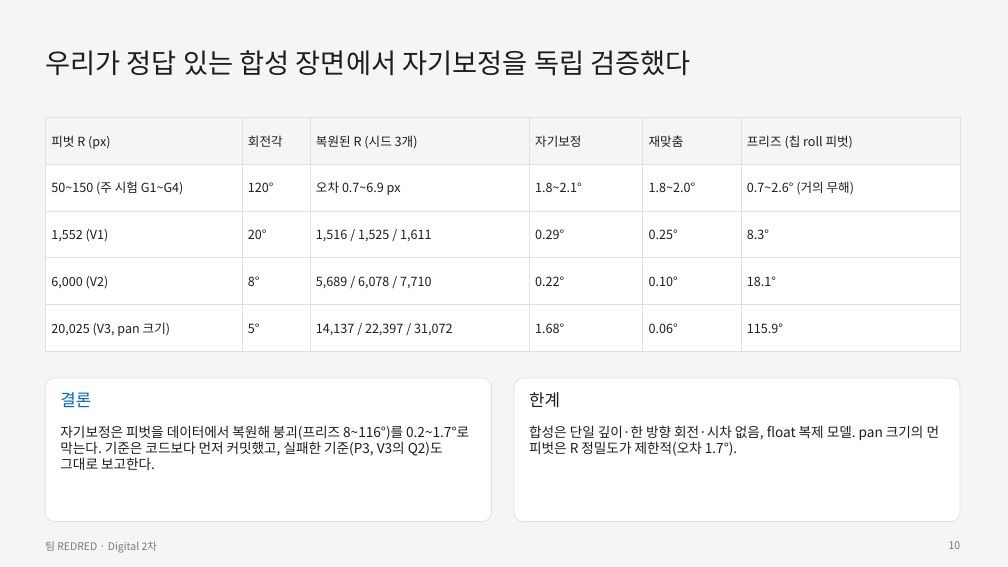
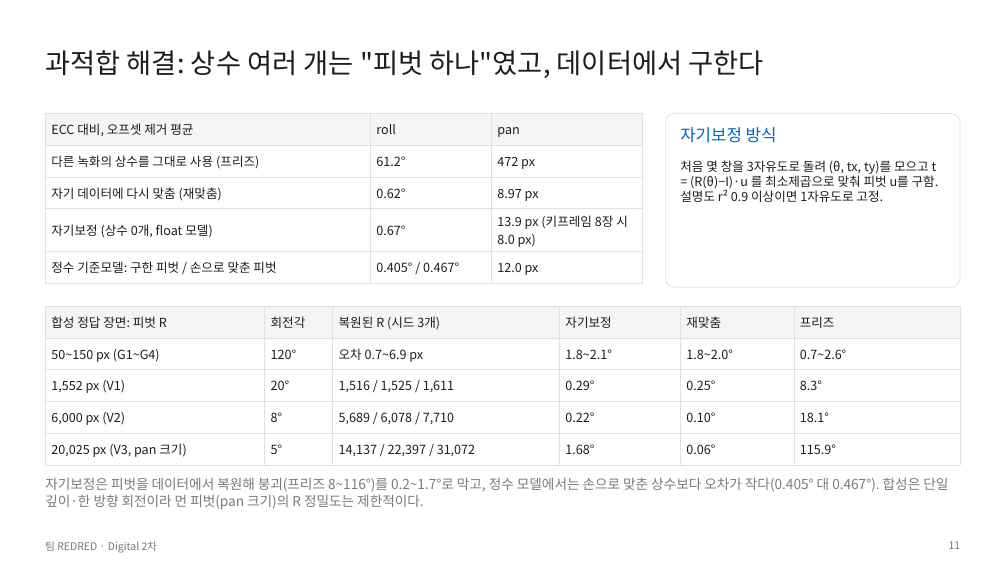
Before and after one commit to GangHeeJo/AI-SEMI, a slide deck: slide 11 of submission/REDRED_2차_발표자료_칩S.pptx (slide 10 before the commit). Drawn at 1008x567 pixels with LibreOffice and Linux fonts; fonts in the diff are those of the drawing. Boxes give left, top, right and bottom in pixels: in the first picture for what was removed or moved away, otherwise in the second. Text is boxed around its words. In the diff, an @@ line names an element or a change of style, - is before the commit and + after.

```diff
--- a/submission/REDRED_2차_발표자료_칩S.pptx
+++ b/submission/REDRED_2차_발표자료_칩S.pptx
@@ background #F5F5F7 to #FFFFFF @@
@@ text at bbox=[45, 50, 764, 78]: text changed @@
-우리가 정답 있는 합성 장면에서 자기보정을 독립 검증했다
+과적합 해결: 상수 여러 개는 "피벗 하나"였고, 데이터에서 구한다
@@ table added at bbox=[45, 113, 643, 279], 5 rows, 3 columns @@
+ECC 대비, 오프셋 제거 평균 | roll | pan
+다른 녹화의 상수를 그대로 사용 (프리즈) | 61.2° | 472 px
+자기 데이터에 다시 맞춤 (재맞춤) | 0.62° | 8.97 px
+자기보정 (상수 0개, float 모델) | 0.67° | 13.9 px (키프레임 8장 시 8.0 px)
+정수 기준모델: 구한 피벗 / 손으로 맞춘 피벗 | 0.405° / 0.467° | 12.0 px
@@ rounded rectangle added at bbox=[665, 113, 960, 287], fill #FFFFFF, outline #E0E0E0 0.75 pt @@
@@ text added at bbox=[680, 127, 777, 143], 16 pt, text #0066CC @@
+자기보정 방식
@@ text added at bbox=[680, 160, 939, 202], 12 pt, text #1D1D1F @@
+처음 몇 창을 3자유도로 돌려 (θ, tx, ty)를 모으고 t = (R(θ)−I)·u 를 최소제곱으로 맞춰 피벗 u를 구함. 설명도 r² 0.9 이상이면 1자유도로 고정.
@@ table at bbox=[45, 306, 960, 461] @@
-row 1, column 1: 피벗 R (px)
+row 1, column 1: 합성 정답 장면: 피벗 R
-row 1, column 6: 프리즈 (칩 roll 피벗)
+row 1, column 6: 프리즈
-row 2, column 1: 50~150 (주 시험 G1~G4)
+row 2, column 1: 50~150 px (G1~G4)
-row 2, column 6: 0.7~2.6° (거의 무해)
+row 2, column 6: 0.7~2.6°
-row 3, column 1: 1,552 (V1)
+row 3, column 1: 1,552 px (V1)
-row 4, column 1: 6,000 (V2)
+row 4, column 1: 6,000 px (V2)
-row 5, column 1: 20,025 (V3, pan 크기)
+row 5, column 1: 20,025 px (V3, pan 크기)
@@ table: place and size @@
-table at bbox=[45, 117, 960, 340]
+table at bbox=[45, 306, 960, 461]
@@ rounded rectangle removed at bbox=[45, 378, 492, 522] @@
@@ rounded rectangle removed at bbox=[514, 378, 960, 522] @@
@@ text removed at bbox=[60, 392, 91, 407] @@
-결론
@@ text removed at bbox=[529, 392, 560, 408] @@
-한계
@@ text removed at bbox=[60, 425, 469, 470] @@
-자기보정은 피벗을 데이터에서 복원해 붕괴(프리즈 8~116°)를 0.2~1.7°로 막는다. 기준은 코드보다 먼저 커밋했고, 실패한 기준(P3, V3의 Q2)도 그대로 보고한다.
@@ text removed at bbox=[529, 425, 940, 456] @@
-합성은 단일 깊이·한 방향 회전·시차 없음, float 복제 모델. pan 크기의 먼 피벗은 R 정밀도가 제한적(오차 1.7°).
@@ text added at bbox=[45, 478, 948, 509], 13 pt, text #7A7A7A @@
+자기보정은 피벗을 데이터에서 복원해 붕괴(프리즈 8~116°)를 0.2~1.7°로 막고, 정수 모델에서는 손으로 맞춘 상수보다 오차가 작다(0.405° 대 0.467°). 합성은 단일 깊이·한 방향 회전이라 먼 피벗(pan 크기)의 R 정밀도는 제한적이다.
@@ page number at bbox=[949, 541, 961, 549]: text changed @@
-10
+11
```
Also in this commit, not shown: 1 other slide changed, 2 slides added, 2 slides removed, 7 other files.
